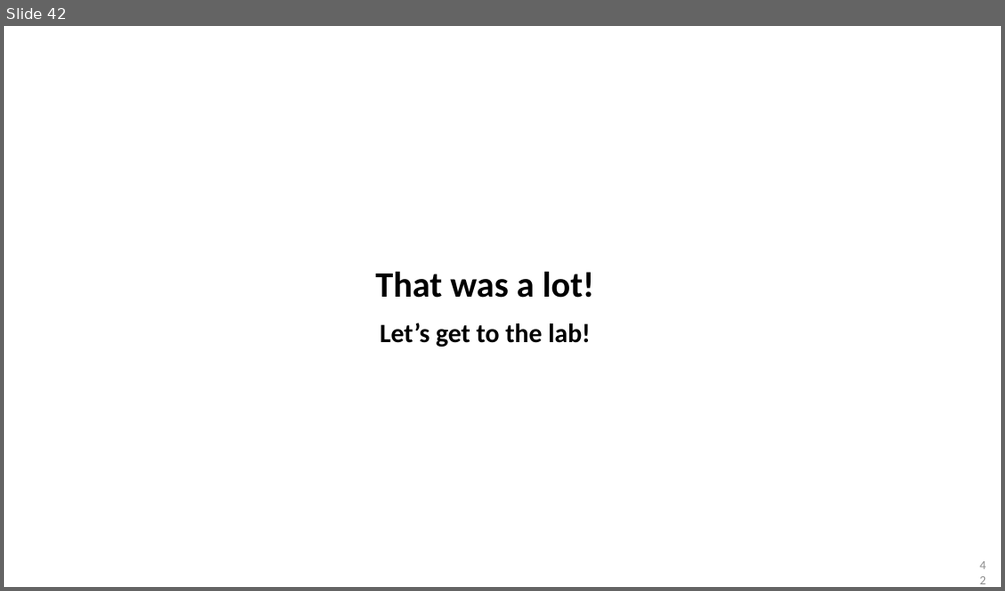
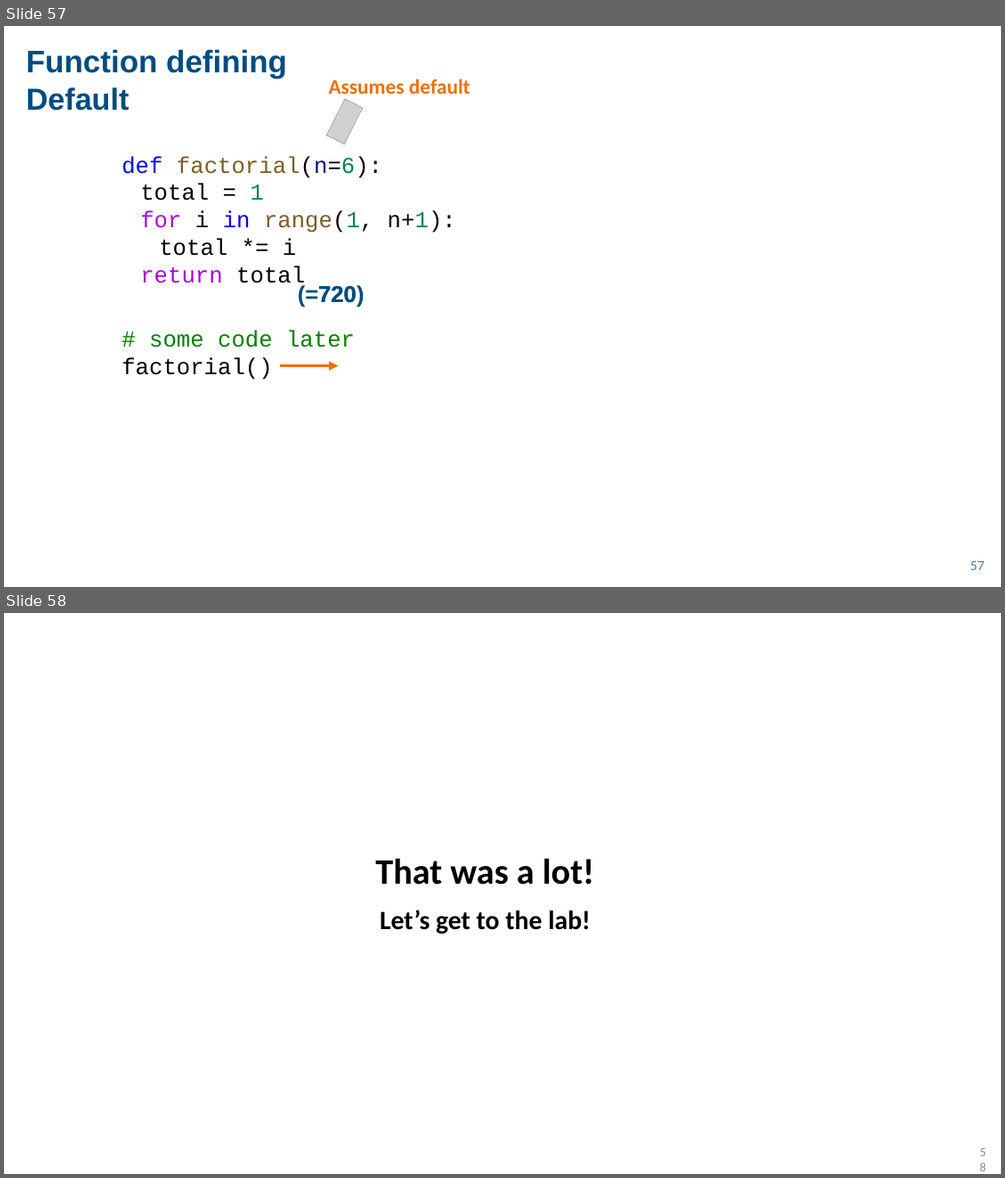
Before and after one commit to AIFS-AI-Bridge/aifs-ai-bridge.github.io, a slide deck: lectures/AIBridge Lecture 2.pptx. Shown one above the other, each under a label of ours: slide 42 before the commit, slides 57 and 58 after it. The pictures are 1005x591 and 1005x1178 pixels, drawn with LibreOffice and Linux fonts; fonts in the diff are those of the drawing; grey boxes stand for pictures. Boxes give left, top, right and bottom in pixels: in the first picture for what was removed or moved away, otherwise in the second. Text is boxed around its words. In the diff, an @@ line names an element or a change of style, - is before the commit and + after.

```diff
--- a/lectures/AIBridge Lecture 2.pptx
+++ b/lectures/AIBridge Lecture 2.pptx
@@ slide 57 added at [4,26,1001,587], background #FFFFFF @@
@@ text added at [26,49,287,79], 60 pt, text #004C7F, bold @@
+Function defining
@@ text added at [329,79,470,94], 40 pt, text #EF7001, bold @@
+Assumes default
@@ text added at [26,87,129,111], 58.5 pt, text #004C7F, bold @@
+Default
@@ picture added at [326,99,363,144] @@
@@ text added at [121,156,456,289], 44 pt, text #000000 @@
+def factorial(n=6):
+  total = 1
+  for i in range(1, n+1):
+  total *= i
+  return total
@@ text added at [293,277,389,308], 44 pt, text #004C7F, bold @@
+(=720)
@@ text added at [298,285,364,307], 44 pt, text #004C7F, bold @@
+720
@@ text added at [121,329,355,379], 44 pt, text #008000 @@
+# some code later
+factorial()
@@ arrow added from (280, 366) to (338, 366), #EF7001 6 pt @@
@@ page number added at [970,561,984,570], 24 pt, text #4472C4 @@
+57
@@ what was slide 42 is now slide 58 @@
@@ page number at [975,1151,989,1167]: text changed @@
-42
+58
```
Also in this commit, not shown: 9 slides changed, 17 other slides added, 2 slides removed, 34 other files.
